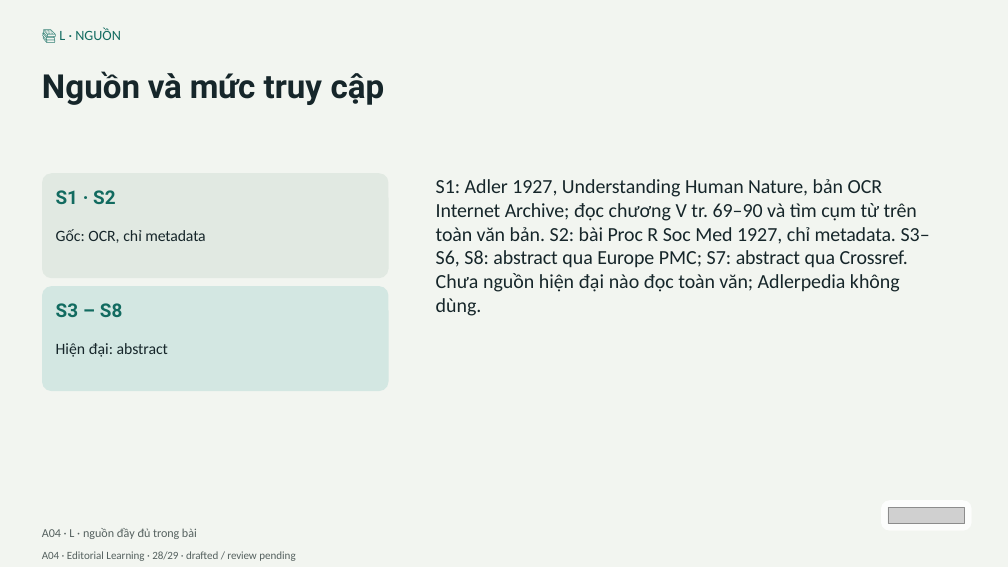
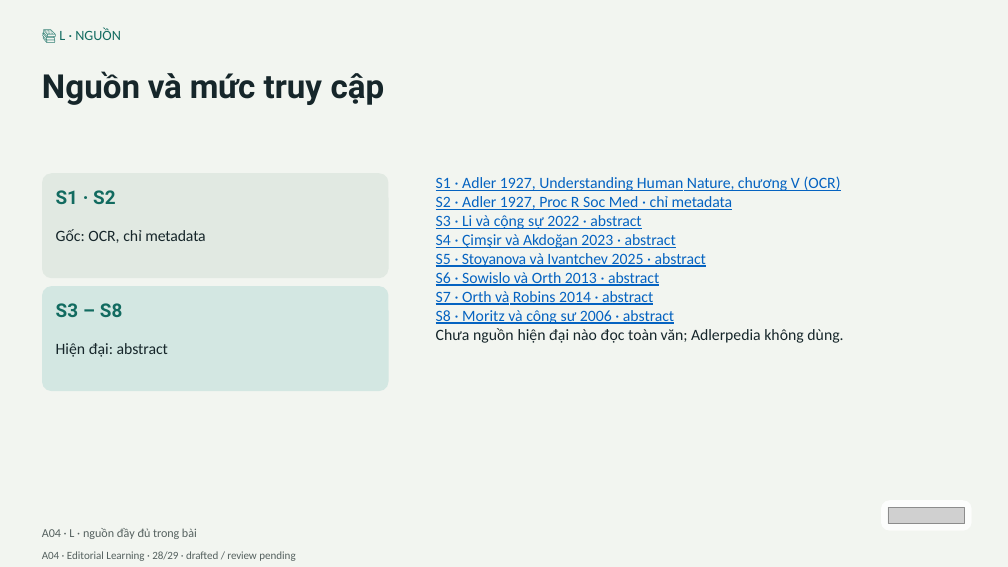
Before and after one commit to vohoailinh90/Multiple-report, a slide deck: slide 28 of psychology-knowledge/02-Alfred-Adler/visuals/a04.pptx. Drawn at 1008x567 pixels with LibreOffice and Linux fonts; fonts in the diff are those of the drawing; grey boxes stand for pictures. Boxes give left, top, right and bottom in pixels: in the first picture for what was removed or moved away, otherwise in the second. Text is boxed around its words. In the diff, an @@ line names an element or a change of style, - is before the commit and + after.

```diff
--- a/psychology-knowledge/02-Alfred-Adler/visuals/a04.pptx
+++ b/psychology-knowledge/02-Alfred-Adler/visuals/a04.pptx
@@ text at <box>436,176,843,343</box>: text changed; size 28.5 to 22.5 pt; text colour #16262A to #0563C1 @@
-S1: Adler 1927, Understanding Human Nature, bản OCR Internet Archive; đọc chương V tr. 69–90 và tìm cụm từ trên toàn văn bản. S2: bài Proc R Soc Med 1927, chỉ metadata. S3–S6, S8: abstract qua Europe PMC; S7: abstract qua Crossref. Chưa nguồn hiện đại nào đọc toàn văn; Adlerpedia không dùng.
+S1 · Adler 1927, Understanding Human Nature, chương V (OCR)
+S2 · Adler 1927, Proc R Soc Med · chỉ metadata
+S3 · Li và cộng sự 2022 · abstract
+S4 · Çimşir và Akdoğan 2023 · abstract
+S5 · Stoyanova và Ivantchev 2025 · abstract
+S6 · Sowislo và Orth 2013 · abstract
+S7 · Orth và Robins 2014 · abstract
+S8 · Moritz và cộng sự 2006 · abstract
+Chưa nguồn hiện đại nào đọc toàn văn; Adlerpedia không dùng.
```
Also in this commit, not shown: 8 other files.
